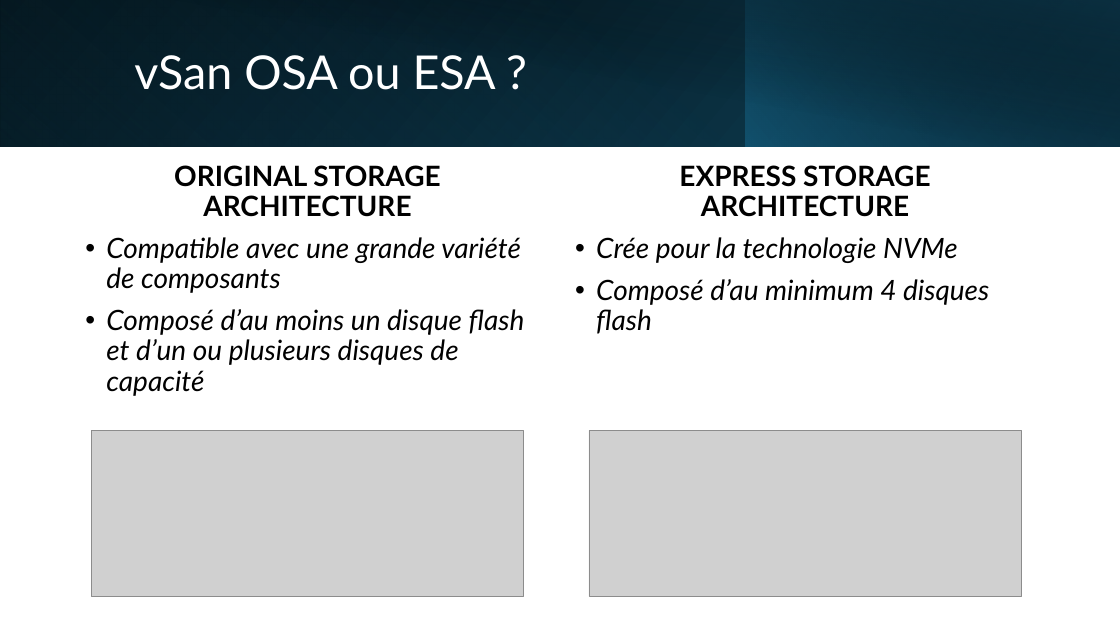
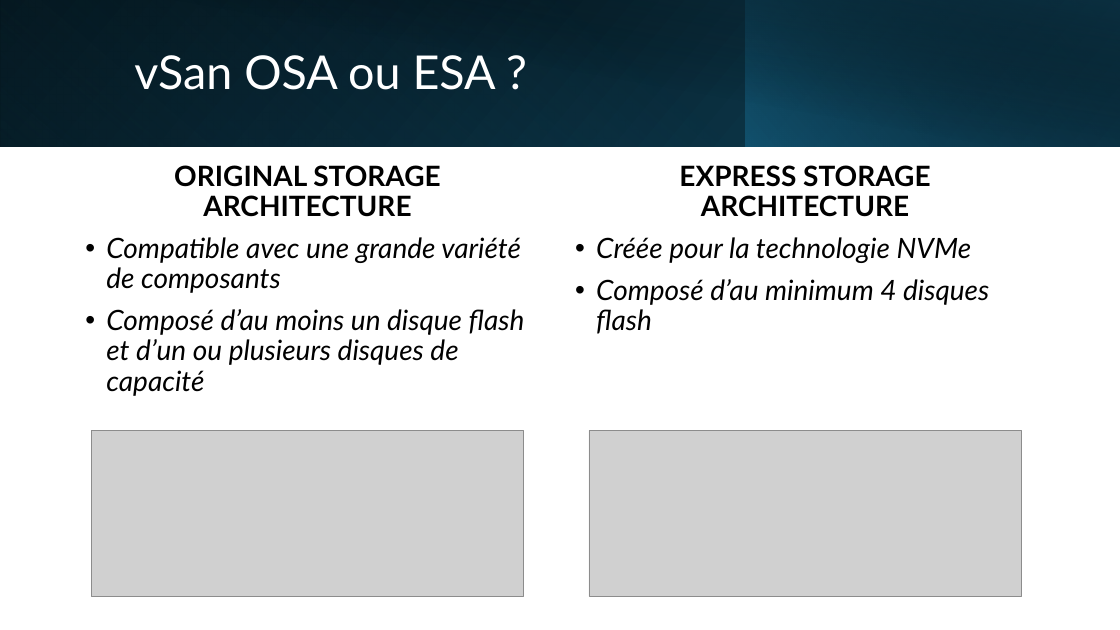
Before and after one commit to Vinc1347900/Stage_Henallux, a slide deck: slide 13 of TFE/DHAIMI_Vincent_PP_TFE.pptx. Drawn at 1120x630 pixels with LibreOffice and Linux fonts; fonts in the diff are those of the drawing; grey boxes stand for pictures. Boxes give left, top, right and bottom in pixels: in the first picture for what was removed or moved away, otherwise in the second. Text is boxed around its words. In the diff, an @@ line names an element or a change of style, - is before the commit and + after.

```diff
--- a/TFE/DHAIMI_Vincent_PP_TFE.pptx
+++ b/TFE/DHAIMI_Vincent_PP_TFE.pptx
@@ text at bbox=[596, 237, 972, 263]: text changed @@
-• Crée pour la technologie NVMe
+• Créée pour la technologie NVMe
```
Also in this commit, not shown: 5 other slides changed, 3 other files.
